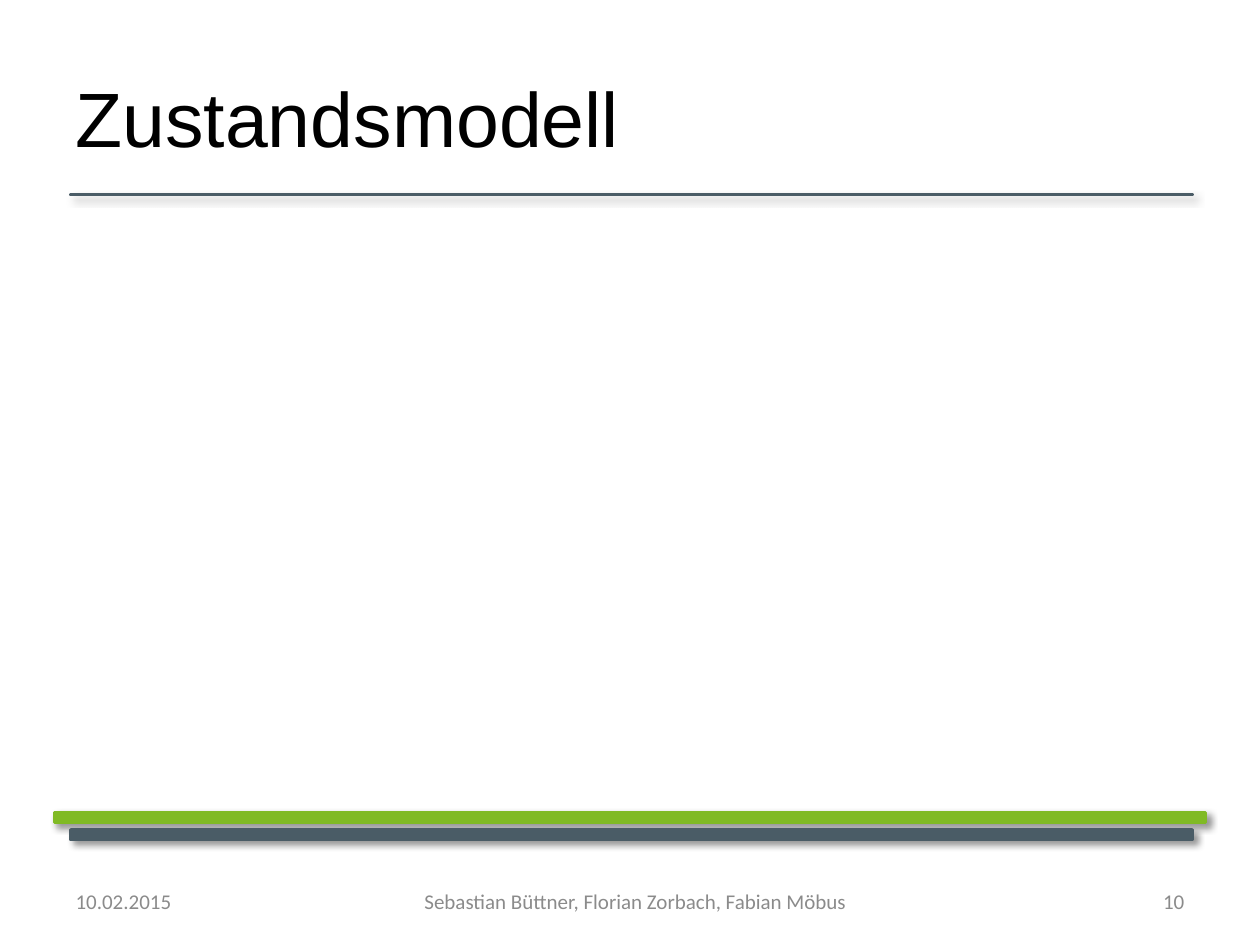
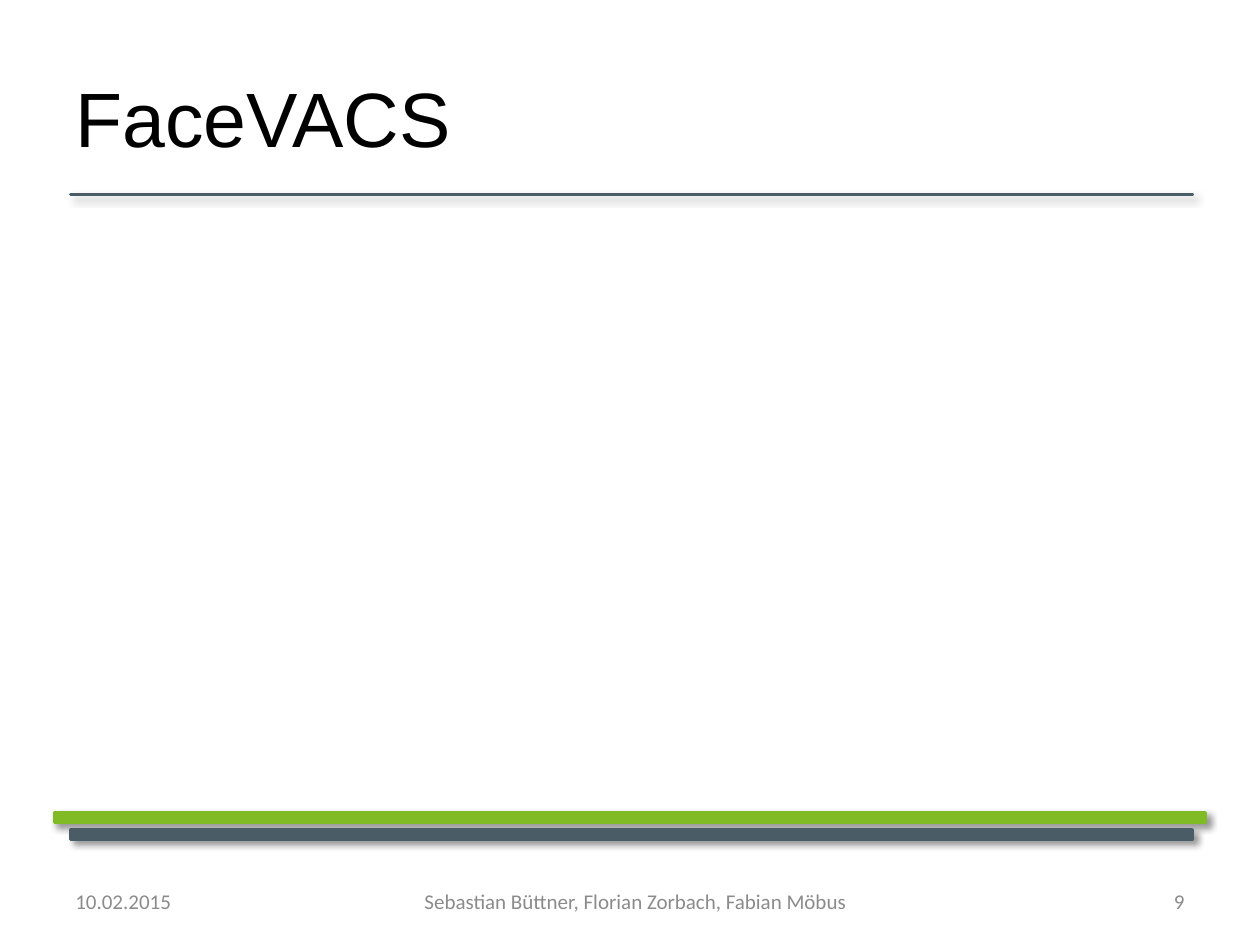
Before and after one commit to YoloSoftDE/YoloTrack, a slide deck: slide 9 of Documentation/Biometrie_praesentation.pptx (slide 10 before the commit). Drawn at 1260x945 pixels with LibreOffice and Linux fonts; fonts in the diff are those of the drawing; background and template pictures are left out. Boxes give left, top, right and bottom in pixels: in the first picture for what was removed or moved away, otherwise in the second. Text is boxed around its words. In the diff, an @@ line names an element or a change of style, - is before the commit and + after.

```diff
--- a/Documentation/Biometrie_praesentation.pptx
+++ b/Documentation/Biometrie_praesentation.pptx
@@ text at [75,93,450,148]: text changed @@
-Zustandsmodell
+FaceVACS
@@ text "Sebastian Büttner, Florian Zorbach, Fabian ..." at [424,894,846,912]: text colour #8C8C8C to #8B8B8B @@
@@ page number at [1174,895,1185,909]: text changed; text colour #8C8C8C to #8B8B8B @@
-10
+9
```
Also in this commit, not shown: 11 other slides changed, 9 slides added.
